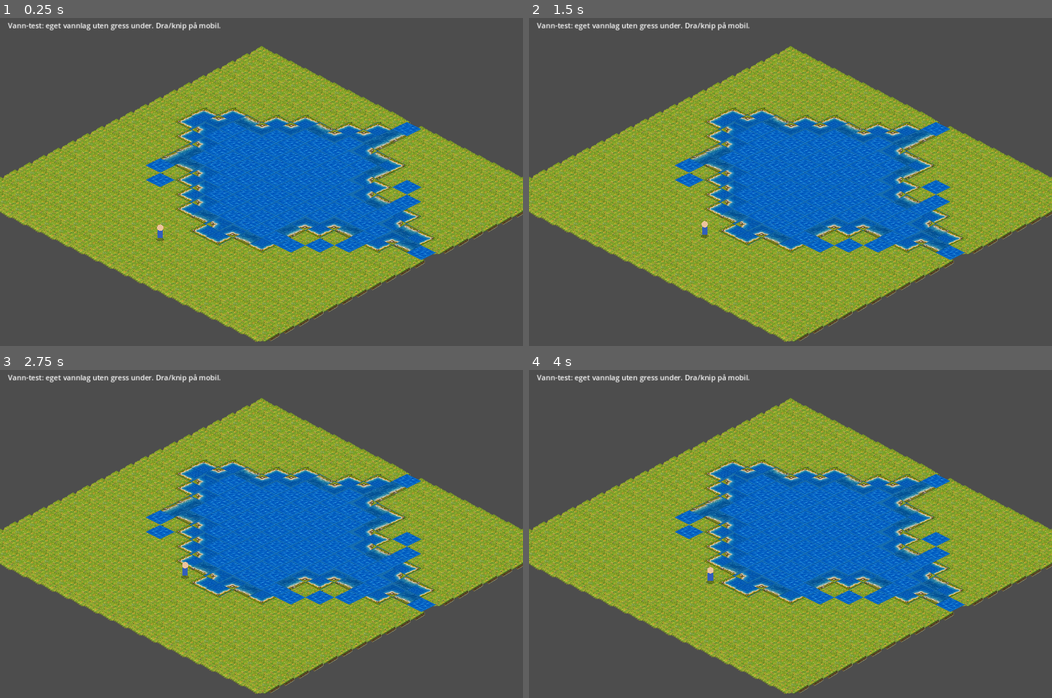
Above: before the commit, frames 1-4 (two rows, left to right).
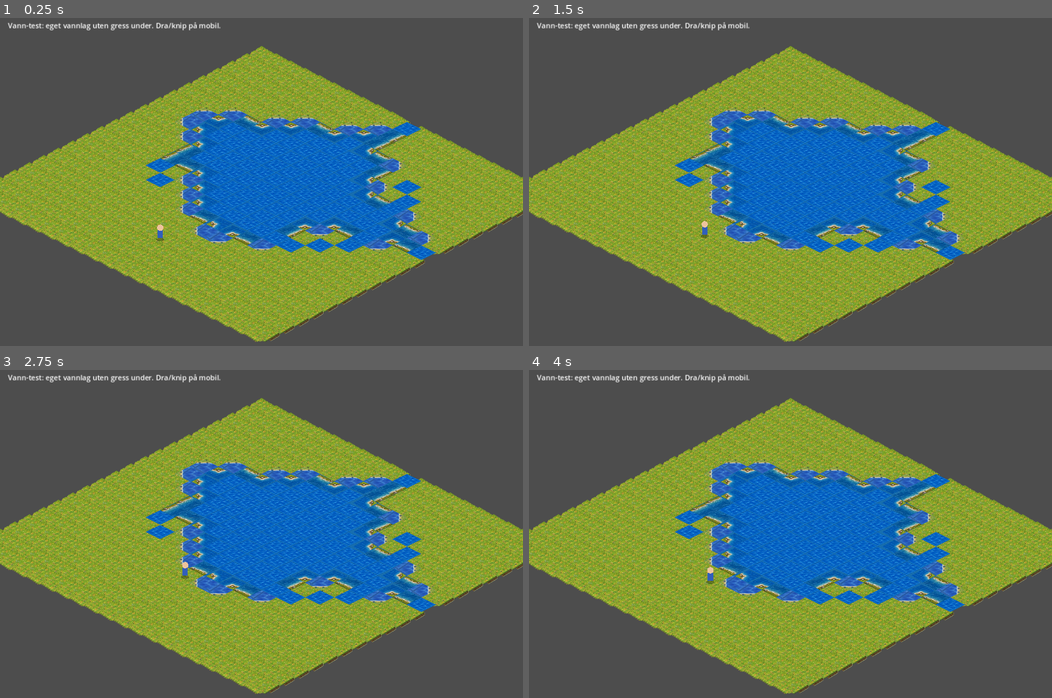
Above: after the commit, the same moments.

Repository: hkolberg/lille-gaardsliv
Game: Godot game, scene res://main.tscn
Same seed, same stepped clock (60 frames per second), same inputs: the game is played once before the commit and once after it.
Inputs (mouse positions are in pixels of both pictures, inside the frame that each line leads up to):
- Up to frame 1 (0.25 s): no input
- Up to frame 2 (1.5 s): tap Enter at 0.5 s; move the mouse to (905, 175) at 0.52 s; hold D (move_right) 0.53-1.25 s; click (905, 175) at 0.67 s; drag from (685, 208) to (764, 260) at 1.27 s
- Up to frame 3 (2.75 s): move the mouse to (313, 468) at 2.02 s; hold D (move_right) from 2.03 s (still down)
- Up to frame 4 (4 s): release D (move_right) at 2.75 s; drag from (764, 612) to (633, 491) at 2.77 s; tap Space at 3.5 s; move the mouse to (947, 596) at 3.52 s; hold A (move_left) from 3.53 s (still down)

The runs differ from the first frame. In frame 1, 2.4% of the frame differs, in the area x 33-84%, y 27-72%; in frame 2, 2.4%; in frame 3, 2.4%; in frame 4, 2.4%.

Commit message:
Reduce land on outer shoreline corners

Diff:
--- a/godot/main.gd
+++ b/godot/main.gd
@@ -15,7 +15,7 @@
 const ASSET_ROOT_WATERFIX := "res://gaardsliv_waterfix_v1/"
 const ASSET_ROOT_WATER_V2 := "res://gaardsliv_water_assets_v2/"
 const ASSET_ROOT_STRAIGHT_SHORES := "res://gaardsliv_straight_shore_edges_v1/"
-const ASSET_ROOT_OUTER_CORNERS := "res://gaardsliv_lake_outer_corners_v2/"
+const ASSET_ROOT_OUTER_CORNERS := "res://gaardsliv_lake_outer_corners_v3/"
 const ASSET_ROOT_INNER_POINTS := "res://gaardsliv_water_inner_points_v1/"
 const TILE_TEXTURE_ORIGIN := Vector2(48.0, 52.0)
 const PROP_TEXTURE_ORIGIN := Vector2(48.0, 108.0)
@@ -116,8 +116,8 @@
 	asset_textures["water_straight_sw"] = load(ASSET_ROOT_STRAIGHT_SHORES + "water/straight_edges/water_edge_sw.png")
 	asset_textures["water_straight_se"] = load(ASSET_ROOT_STRAIGHT_SHORES + "water/straight_edges/water_edge_se.png")
 
-	# New outer-corner shoreline assets. These keep the land band at full
-	# thickness all the way to the two straight-edge neighbours.
+	# Reduced-land outer-corner shoreline assets. These keep the two
+	# straight-edge joins while pulling the land mass back toward the tip.
 	asset_textures["water_outer_corner_n"] = load(ASSET_ROOT_OUTER_CORNERS + "water/outer_corners/water_outer_corner_n.png")
 	asset_textures["water_outer_corner_e"] = load(ASSET_ROOT_OUTER_CORNERS + "water/outer_corners/water_outer_corner_e.png")
 	asset_textures["water_outer_corner_s"] = load(ASSET_ROOT_OUTER_CORNERS + "water/outer_corners/water_outer_corner_s.png")
Not shown, added: godot/gaardsliv_lake_outer_corners_v3/meta/manifest.json
Binary file added: godot/gaardsliv_lake_outer_corners_v3/water/outer_corners/water_outer_corner_e.png
Binary file added: godot/gaardsliv_lake_outer_corners_v3/water/outer_corners/water_outer_corner_n.png
Binary file added: godot/gaardsliv_lake_outer_corners_v3/water/outer_corners/water_outer_corner_s.png
Binary file added: godot/gaardsliv_lake_outer_corners_v3/water/outer_corners/water_outer_corner_w.png
Not shown, added: godot/gaardsliv_lake_outer_corners_v3/README.md
